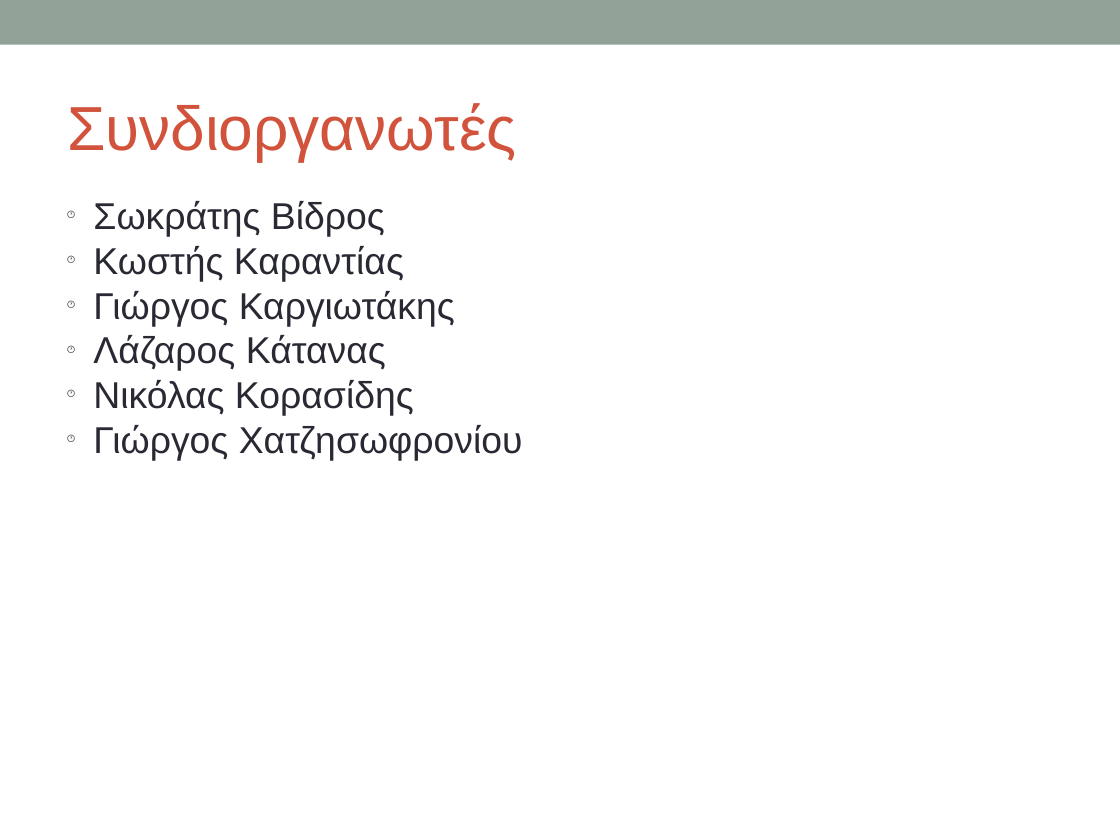
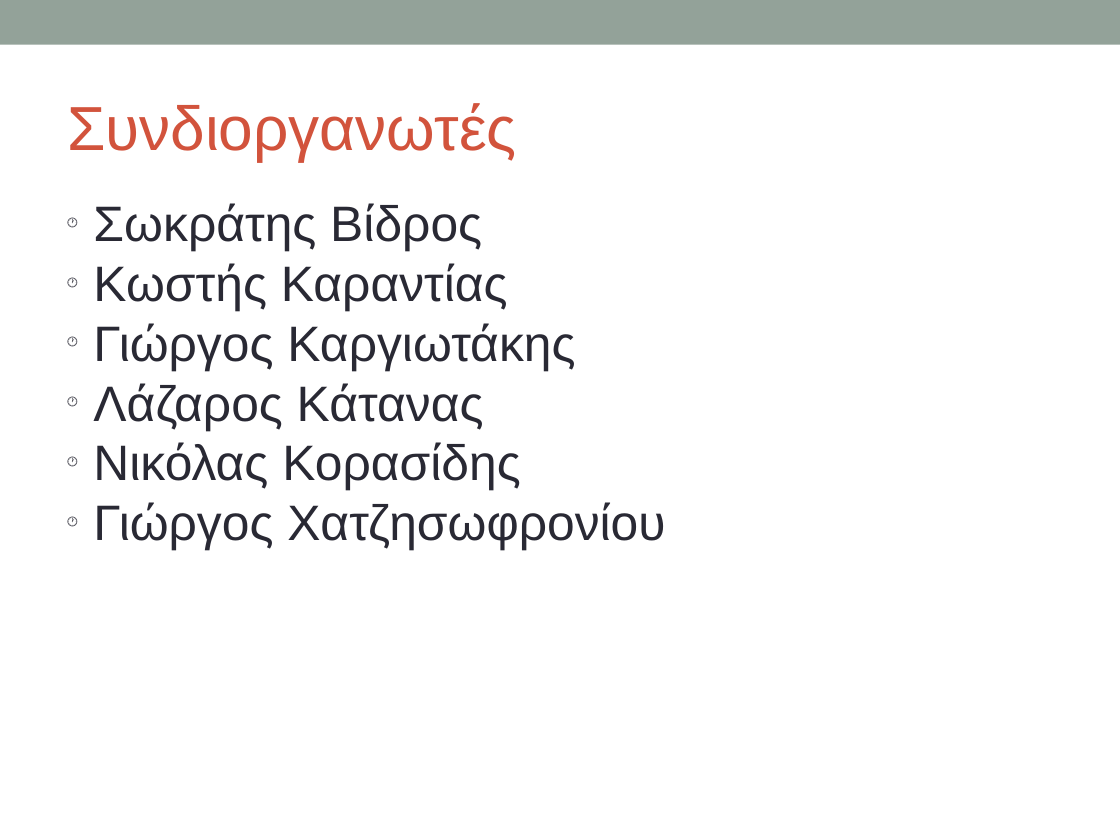
Before and after one commit to gtklocker/security-class, a slide deck: slide 12 of slides/00_administrativa.pptx. Drawn at 1120x840 pixels with LibreOffice and Linux fonts; fonts in the diff are those of the drawing. Boxes give left, top, right and bottom in pixels: in the first picture for what was removed or moved away, otherwise in the second. Text is boxed around its words. In the diff, an @@ line names an element or a change of style, - is before the commit and + after.

```diff
--- a/slides/00_administrativa.pptx
+++ b/slides/00_administrativa.pptx
@@ text "Σωκράτης Βίδρος" at (x1=93, y1=203, x2=665, y2=551): size 24 to 32 pt @@
```
Also in this commit, not shown: 8 other slides changed, 1 other file.
